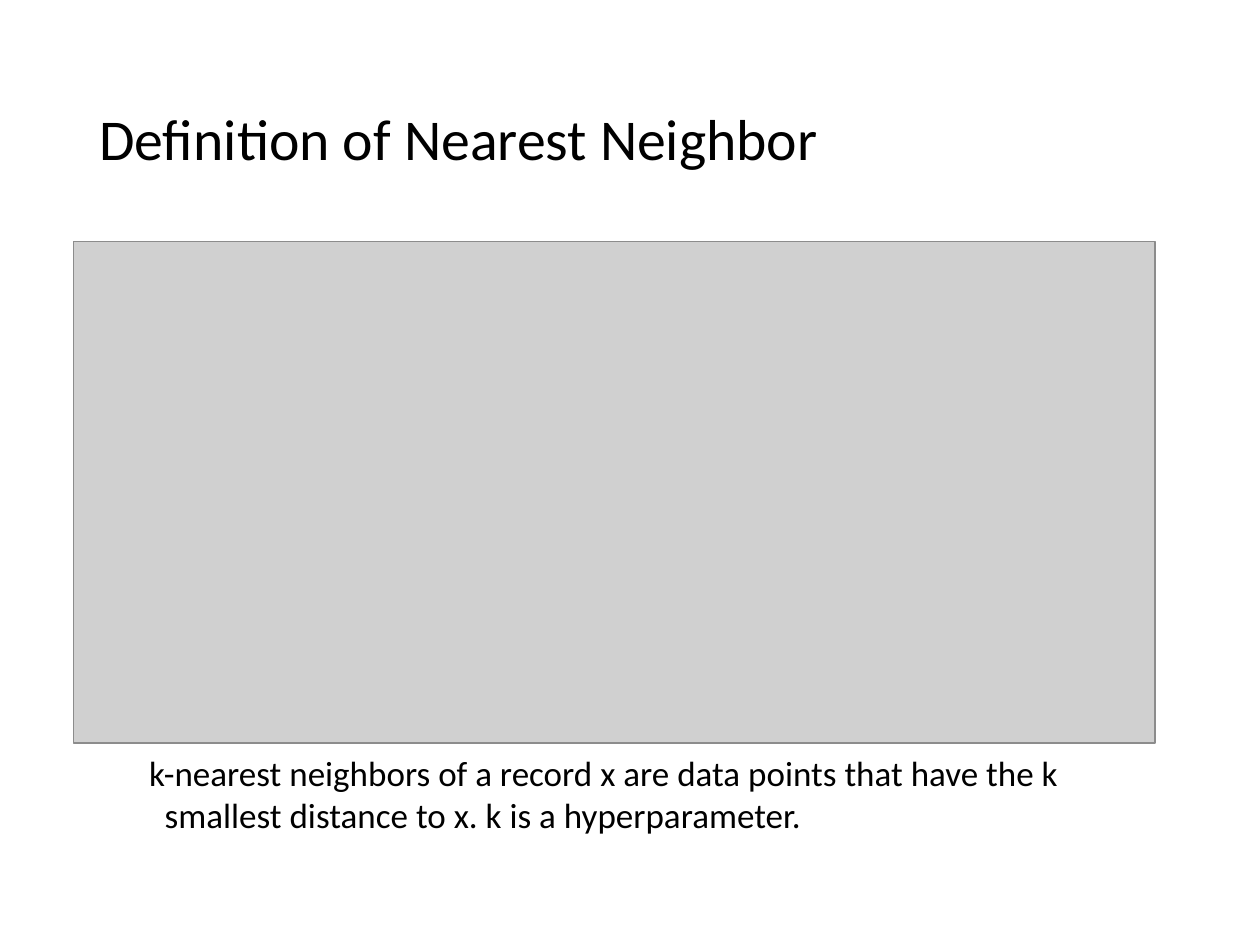
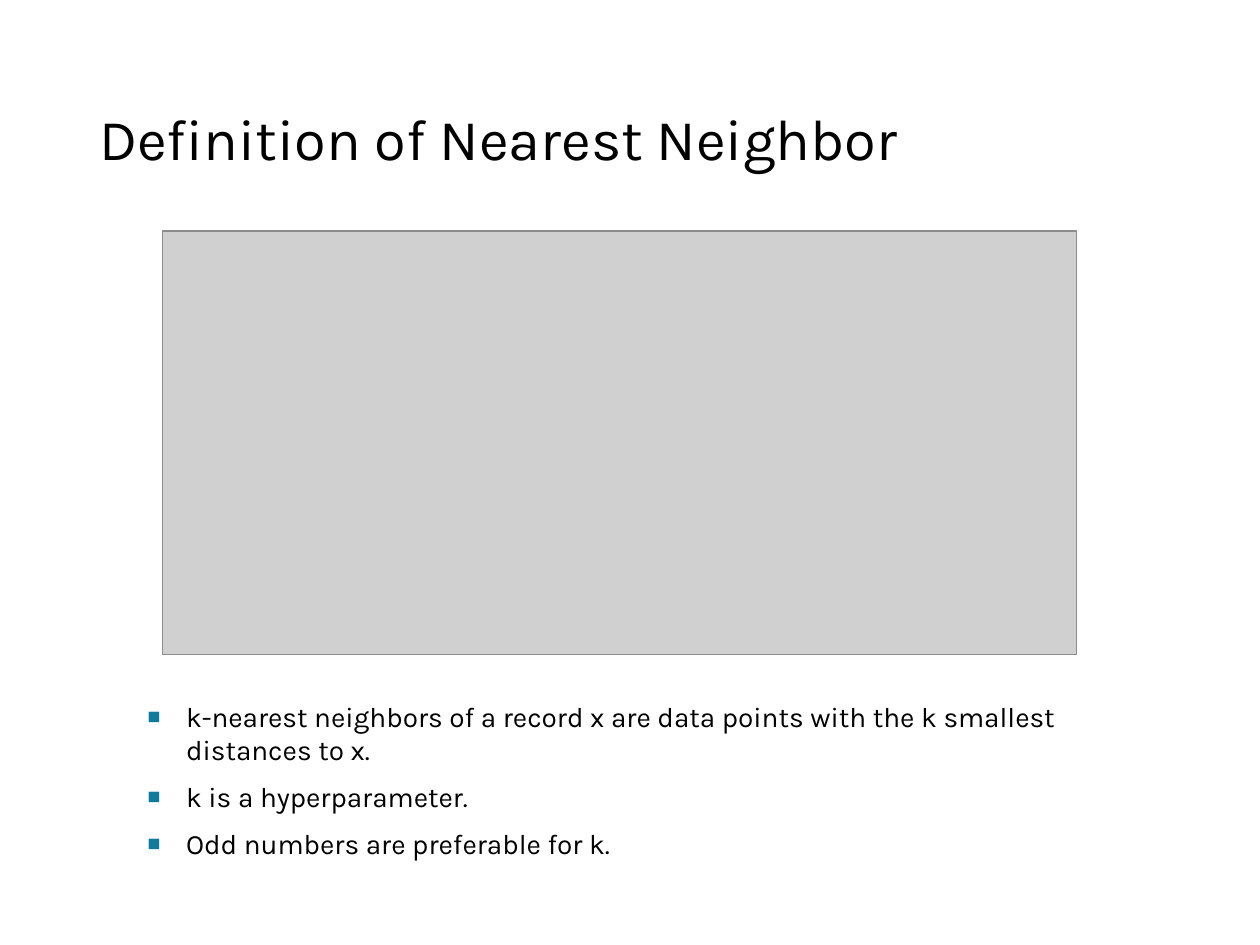
Before and after one commit to mhahsler/Introduction_to_Data_Mining_R_Examples, a slide deck: slide 13 of slides/chap4_alternative_classification.pptx. Drawn at 1260x945 pixels with LibreOffice and Linux fonts; fonts in the diff are those of the drawing; grey boxes stand for pictures. Boxes give left, top, right and bottom in pixels: in the first picture for what was removed or moved away, otherwise in the second. Text is boxed around its words. In the diff, an @@ line names an element or a change of style, - is before the commit and + after.

```diff
--- a/slides/chap4_alternative_classification.pptx
+++ b/slides/chap4_alternative_classification.pptx
@@ title "Definition of Nearest Neighbor" at [99, 120, 897, 174]: font Calibri to Karla @@
@@ picture: place and size @@
-picture at [73, 242, 1154, 743]
+picture at [163, 231, 1076, 654]
@@ text at [186, 707, 1055, 860]: text changed; size 20 to 16 pt; font Calibri to Karla @@
-k-nearest neighbors of a record x are data points that have the k smallest distance to x. k is a hyperparameter.
+  ▪ k-nearest neighbors of a record x are data points with the k smallest distances to x.
+  ▪ k is a hyperparameter.
+  ▪ Odd numbers are preferable for k.
```
Also in this commit, not shown: 54 other slides changed, 1 slide added, 1 other file.
